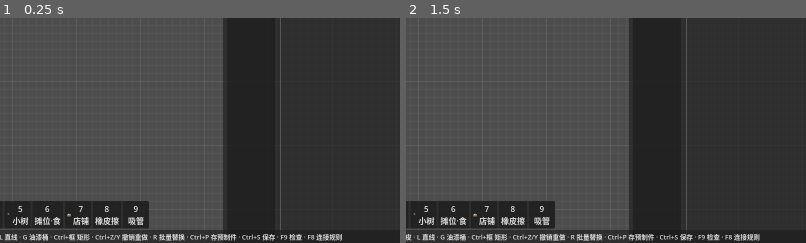
Above: before the commit, frames 1-2 (left to right).
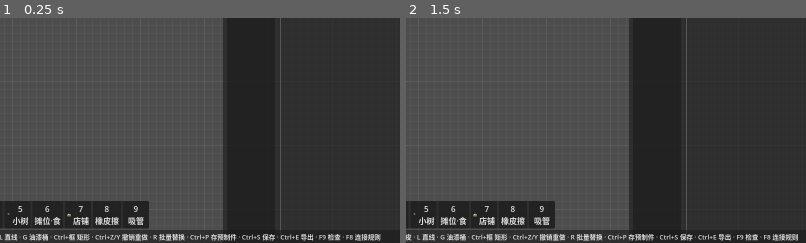
Above: after the commit, the same moments.

Repository: Xeehho/tilemason
Game: Godot game, scene res://scenes/main.tscn
The game is run twice, just before and just after one commit, with the same random seed, the same clock (stepped at 60 frames per second) and the same inputs.
Inputs (mouse positions are % of the whole screen's width and height, from its top left):
- Up to frame 1 (0.25 s): no input
- Up to frame 2 (1.5 s): click (92, 3) at 0.52 s; type "12" at 0.6 s; click "前景遮挡层" at 1.25 s
The pictures show only the part of the screen within x 48-98%, y 50-100%; the shares and areas given below are measured in that part.

The runs differ from the first frame. In frame 1, 0.5% of the frame differs, in the area x 70-96%, y 96-100%; in frame 2, 0.6%, in the area x 73-98%, y 96-100%.

Commit message:
feat: 场景导出——MapDocument 到形态A 运行时场景（P4 首里程碑）
- 新增 SceneExporter（src/export/scene_exporter.gd，design.md
  §10/§11 P4，形态A 配方 dev-pitfalls 22 直抄）：
  · SortRoot(y_sort) → GroundLayer（TileMapLayer·动态 atlas，跨
    tile 层合并、tile_size=grid_px）+ PropsLayer（TileMapLayer·
    scenes collection，y_sort）
  · 件子场景按底边中心配方生成（根=底边中心、Sprite offset=-h/2、
    StaticBody2D 底边脚印=宽×min(件高,格高)），先落盘 user://export/
    再 load 注册（pitfall 20 禁内嵌）；PackedScene.pack 前全子树
    owner=root（pitfall 19）
  · 素材缺失/纹理失败/场景保存失败逐项告警跳过；地面层本版为占位
    atlas（数据/坐标完整，纹理由运行时素材包对位——记入 warnings）
- main Ctrl+E：场景导出 + 同名 .export.json 结构化导出（§10 双形态）
- 新增 probes/scene_export_probe.gd 13 断言：导出成功/跨层合并
  计数/文件落盘/回载结构（根名、SortRoot y_sort、双 TileMapLayer）/
  4 格数据完整/空格不误填/TileSet 16px/物件层 y_sort/scene tile 注册
- 踩坑（Godot 4.6 API，三连修）：TileSetScenesCollectionSource 用
  create_scene_tile（无 add_scene_tile）；返回值即 tile id（
  get_scene_tile_id 收索引勿混用——pitfall 17 变体）；TileMapLayer
  .set_cell 第三参必须 Vector2i（scene tile id 编码进 x 位）
- 验证：check-only 全 0、导出探针 13/13、冒烟通过、窗口实测零
  脚本错误、截图像素 9/9；python 补丁 assert 拦截一次速记锚点
  未中（勘误后命中）

Co-authored-by: GLM <noreply@z.ai>

Diff:
--- /dev/null
+++ b/probes/scene_export_probe.gd
@@ -0,0 +1,115 @@
+extends SceneTree
+## [TileMason] 场景导出探针（P4）：形态A 结构、cell 数据完整性、回载校验
+## 运行：godot --headless --path . --script res://probes/scene_export_probe.gd
+## 退出码：0=全部通过，1=有失败
+
+var _pass := 0
+var _fail := 0
+
+const FIXTURE_ROOT := "user://se" # 目录名=包 id，素材 id 前缀须为 se/
+
+func _init() -> void:
+	print("[TileMason] 场景导出探针开始")
+	_setup_fixtures()
+	var lib := AssetLibrary.new()
+	lib.scan([FIXTURE_ROOT])
+	var doc := _build_doc()
+	var result: Dictionary = SceneExporter.export_scene(doc, lib, "probe_map")
+	_check(bool(result.get("ok", false)), "导出成功")
+	if not result.get("ok", false):
+		_finish()
+		return
+	_check(int(result.get("tiles", 0)) == 4, "地面格计数 4（跨两层）")
+	_check(int(result.get("props", 0)) == 1, "物件计数 1")
+	var path := str(result.get("path", ""))
+	_check(FileAccess.file_exists(path), "场景文件落盘：" + path)
+	# 回载校验：结构 + cell 数据（headless 直接查 TileMapLayer，不依赖实例化帧）
+	var packed: PackedScene = load(path)
+	_check(packed != null, "场景可回载")
+	if packed != null:
+		var inst := packed.instantiate()
+		_check(inst is Node2D and inst.name == "TileMasonMap", "根节点 TileMasonMap")
+		var sort := inst.get_node_or_null("SortRoot")
+		_check(sort != null and sort.y_sort_enabled, "SortRoot 且 y_sort 开启（形态A）")
+		var ground := sort.get_node_or_null("GroundLayer") as TileMapLayer
+		var props_layer := sort.get_node_or_null("PropsLayer") as TileMapLayer
+		_check(ground != null and props_layer != null, "地面/物件双 TileMapLayer")
+		if ground != null:
+			var present := 0
+			for c in [Vector2i(0, 0), Vector2i(1, 0), Vector2i(2, 0), Vector2i(0, 1)]:
+				if ground.get_cell_source_id(c) != -1:
+					present += 1
+			_check(present == 4, "回载后 4 个地面格数据完整（含跨层合并）")
+			_check(ground.get_cell_source_id(Vector2i(9, 9)) == -1, "空格不被误填")
+			_check(ground.tile_set != null and ground.tile_set.tile_size == Vector2i(16, 16), "TileSet 网格 16px")
+		if props_layer != null:
+			_check(props_layer.y_sort_enabled, "物件层 y_sort 开启")
+			_check(props_layer.get_cell_source_id(Vector2i(2, 5)) != -1, "物件格已注册 scene tile")
+		inst.free()
+	_finish()
+
+func _finish() -> void:
+	_cleanup()
+	print("[TileMason] 探针结束：通过 %d / 失败 %d" % [_pass, _fail])
+	quit(0 if _fail == 0 else 1)
+
+func _check(cond: bool, name: String) -> void:
+	if cond:
+		_pass += 1
+		print("[TileMason] PASS %s" % name)
+	else:
+		_fail += 1
+		print("[TileMason] FAIL %s" % name)
+
+func _build_doc() -> MapDocument:
+	var doc := MapDocument.new()
+	doc.set_tile("ground", Vector2i(0, 0), "se/tiles/road.png")
+	doc.set_tile("ground", Vector2i(1, 0), "se/tiles/road.png")
+	doc.set_tile("ground", Vector2i(2, 0), "se/tiles/road.png")
+	doc.set_tile("terrain", Vector2i(0, 1), "se/tiles/road.png") # 跨层合并进同一 GroundLayer
+	doc.add_object({"asset_id": "se/props/house.png", "layer": "building", "cell": Vector2i(2, 5)})
+	return doc
+
+func _setup_fixtures() -> void:
+	DirAccess.make_dir_recursive_absolute(ProjectSettings.globalize_path(FIXTURE_ROOT + "/tiles"))
+	DirAccess.make_dir_recursive_absolute(ProjectSettings.globalize_path(FIXTURE_ROOT + "/props"))
+	var road := Image.create(16, 16, false, Image.FORMAT_RGBA8)
+	road.fill(Color(0.35, 0.35, 0.4))
+	road.save_png(FIXTURE_ROOT + "/tiles/road.png")
+	var house := Image.create(48, 48, false, Image.FORMAT_RGBA8)
+	house.fill(Color(0.8, 0.6, 0.3))
+	house.save_png(FIXTURE_ROOT + "/props/house.png")
+	var f := FileAccess.open(FIXTURE_ROOT + "/pack.json", FileAccess.WRITE)
+	f.store_string(JSON.stringify({
+		"name": "导出探针夹具",
+		"assets": [
+			{"file": "tiles/road.png", "name": "路", "category": "road"},
+			{"file": "props/house.png", "name": "屋", "category": "building"},
+		],
+	}, "\t"))
+	f = null
+
+func _cleanup() -> void:
+	_remove_dir_recursive(FIXTURE_ROOT)
+	_remove_dir_recursive(SceneExporter.EXPORT_DIR)
+
+func _remove_dir_recursive(path: String) -> void:
+	var dir := DirAccess.open(path)
+	if dir == null:
+		return
+	dir.list_dir_begin()
+	var names: Array = []
+	var entry := dir.get_next()
+	while not entry.is_empty():
+		if str(entry) != "." and str(entry) != "..":
+			names.append(str(entry))
+		entry = dir.get_next()
+	dir.list_dir_end()
+	for n in names:
+		if dir.dir_exists(n):
+			_remove_dir_recursive(path.path_join(n))
+		else:
+			dir.remove(n)
+	var parent := DirAccess.open(path.get_base_dir())
+	if parent != null:
+		parent.remove(path.get_file())
--- /dev/null
+++ b/src/export/scene_exporter.gd
@@ -0,0 +1,151 @@
+class_name SceneExporter
+extends RefCounted
+## 场景导出（design.md §10/§11 P4）：MapDocument → 形态A 运行时场景
+## SortRoot(y_sort) → GroundLayer(TileMapLayer·atlas) + PropsLayer(TileMapLayer·scenes collection)
+## 配方来源 dev-pitfalls 22（探针全过直接抄）：件根=底边中心、Sprite offset=-h/2、
+## 碰撞=底边脚印；TileSet 注册的 PackedScene 先落盘再 load（pitfall 20，禁内嵌）
+
+const EXPORT_DIR := "user://export"
+
+static var _scene_tile_cache := {} # asset_id -> scene tile id（单次导出内有效）
+
+## 导出主入口：返回 {ok, path, tiles, props, warnings}
+static func export_scene(doc: MapDocument, lib: AssetLibrary, file_name := "map") -> Dictionary:
+	var warnings: Array = []
+	_scene_tile_cache = {}
+	DirAccess.make_dir_recursive_absolute(ProjectSettings.globalize_path(EXPORT_DIR))
+	var root := Node2D.new()
+	root.name = "TileMasonMap"
+	var sort_root := Node2D.new()
+	sort_root.name = "SortRoot"
+	sort_root.y_sort_enabled = true
+	root.add_child(sort_root)
+
+	# ---- 地面层：单 TileSet 动态 atlas（tile_size=grid_px 全局唯一）----
+	var tile_set := TileSet.new()
+	tile_set.tile_size = Vector2i(doc.grid_px, doc.grid_px)
+	var atlas := TileSetAtlasSource.new()
+	atlas.texture = _placeholder_atlas_texture()
+	tile_set.add_source(atlas, 0)
+	var ground := TileMapLayer.new()
+	ground.name = "GroundLayer"
+	ground.tile_set = tile_set
+	sort_root.add_child(ground)
+	var atlas_cursor := Vector2i.ZERO
+	var asset_to_atlas := {} # asset_id -> atlas 坐标
+	var tile_count := 0
+	for layer in doc.get_layers():
+		var layer_id := str((layer as Dictionary)["id"])
+		if str((layer as Dictionary)["type"]) != "tile":
+			continue
+		for coords in doc.get_tile_coords(layer_id):
+			var entry := doc.get_tile(layer_id, coords as Vector2i)
+			var asset_id := str(entry.get("asset_id", ""))
+			if not asset_to_atlas.has(asset_id):
+				atlas.create_tile(atlas_cursor)
+				asset_to_atlas[asset_id] = atlas_cursor
+				atlas_cursor += Vector2i(1, 0)
+				if atlas_cursor.x >= 64: # atlas 宽度上限，换行
+					atlas_cursor = Vector2i(0, atlas_cursor.y + 1)
+			ground.set_cell(coords as Vector2i, 0, asset_to_atlas[asset_id])
+			tile_count += 1
+	warnings.append("地面层为占位 atlas（数据/坐标完整，纹理由运行时素材包对位）")
+
+	# ---- 物件层：scenes collection（每素材一个子场景文件，先落盘再注册）----
+	var props := TileMapLayer.new()
+	props.name = "PropsLayer"
+	props.y_sort_enabled = true
+	props.tile_set = _props_tile_set(doc, lib, warnings)
+	sort_root.add_child(props)
+	var prop_count := 0
+	for obj in doc.get_objects():
+		var o := obj as Dictionary
+		var asset_id := str(o["asset_id"])
+		if not _scene_tile_cache.has(asset_id):
+			continue
+		props.set_cell(o["cell"] as Vector2i, 0, Vector2i(int(_scene_tile_cache[asset_id]), 0)) # scene tile id 编码进 atlas 坐标位
+		prop_count += 1
+
+	# ---- 打包（pitfall 19：pack 前全子树 owner=root）----
+	sort_root.owner = root
+	ground.owner = root
+	props.owner = root
+	var packed := PackedScene.new()
+	if packed.pack(root) != OK:
+		root.free()
+		return {"ok": false, "path": "", "tiles": 0, "props": 0, "warnings": ["pack 失败"]}
+	var path := EXPORT_DIR + "/" + file_name + ".tscn"
+	if ResourceSaver.save(packed, path) != OK:
+		root.free()
+		return {"ok": false, "path": "", "tiles": 0, "props": 0, "warnings": ["保存失败"]}
+	root.queue_free()
+	return {"ok": true, "path": path, "tiles": tile_count, "props": prop_count, "warnings": warnings}
+
+## 物件 TileSet：scenes collection；每素材生成子场景文件（底边中心配方）落盘后注册
+static func _props_tile_set(doc: MapDocument, lib: AssetLibrary, warnings: Array) -> TileSet:
+	var ts := TileSet.new()
+	ts.tile_size = Vector2i(doc.grid_px, doc.grid_px)
+	var scenes := TileSetScenesCollectionSource.new()
+	ts.add_source(scenes, 0)
+	for obj in doc.get_objects():
+		var o := obj as Dictionary
+		var asset_id := str(o["asset_id"])
+		if _scene_tile_cache.has(asset_id):
+			continue
+		var asset := lib.get_asset(asset_id)
+		if asset.is_empty():
+			warnings.append("物件素材缺失，跳过：" + asset_id)
+			continue
+		var tex := lib.load_texture(asset_id)
+		if tex == null:
+			warnings.append("物件纹理加载失败，跳过：" + asset_id)
+			continue
+		var scene_path := _save_prop_scene(tex, asset_id)
+		if scene_path.is_empty():
+			warnings.append("件场景保存失败：" + asset_id)
+			continue
+		var loaded: PackedScene = load(scene_path)
+		if loaded == null:
+			warnings.append("件场景回载失败：" + asset_id)
+			continue
+		var tile_id: int = scenes.create_scene_tile(loaded) # 4.6 API：create 返回 tile id（get_scene_tile_id 收的是索引，勿混用）
+		_scene_tile_cache[asset_id] = tile_id
+	return ts
+
+## 件子场景：根=底边中心锚、Sprite offset=-h/2、StaticBody2D 底边脚印（形态A 配方）
+static func _save_prop_scene(tex: Texture2D, asset_id: String) -> String:
+	var root := Node2D.new()
+	root.name = "Prop"
+	var sprite := Sprite2D.new()
+	sprite.texture = tex
+	sprite.offset = Vector2(0, -tex.get_height() / 2.0) # 根在底边中心
+	root.add_child(sprite)
+	var body := StaticBody2D.new()
+	var shape := CollisionShape2D.new()
+	var rect := RectangleShape2D.new()
+	rect.size = Vector2(tex.get_width(), mini(tex.get_height(), 16.0)) # 底边脚印：宽×min(件高,格高)
+	shape.shape = rect
+	shape.position = Vector2(0, -rect.size.y / 2.0) # 脚印贴根
+	body.add_child(shape)
+	root.add_child(body)
+	sprite.owner = root
+	body.owner = root
+	shape.owner = root
+	var packed := PackedScene.new()
+	if packed.pack(root) != OK:
+		root.free()
+		return ""
+	DirAccess.make_dir_recursive_absolute(ProjectSettings.globalize_path(EXPORT_DIR)) # 防御：单独调用时目录可能未建
+	var safe := asset_id.replace("/", "_").replace(".", "_")
+	var path := EXPORT_DIR + "/prop_" + safe + ".tscn"
+	if ResourceSaver.save(packed, path) != OK:
+		root.free()
+		return ""
+	root.free()
+	return path
+
+## 占位 atlas 纹理（导出以数据正确性为先；真实素材纹理由运行时素材包对位）
+static func _placeholder_atlas_texture() -> Texture2D:
+	var img := Image.create(1024, 1024, false, Image.FORMAT_RGBA8)
+	img.fill(Color(0.5, 0.5, 0.55, 0.6))
+	return ImageTexture.create_from_image(img)
--- a/src/main.gd
+++ b/src/main.gd
@@ -267,6 +267,8 @@
 			_paste_clipboard()
 		elif key.ctrl_pressed and key.keycode == KEY_P:
 			_save_prefab_from_selection()
+		elif key.ctrl_pressed and key.keycode == KEY_E:
+			_export_map()
 		elif key.keycode == KEY_P and not key.ctrl_pressed:
 			_place_current_prefab()
 		elif key.ctrl_pressed and key.keycode == KEY_A:
@@ -812,6 +814,22 @@
 				cells[layer_id] = coords
 	_apply_selection(ids, cells)
 
+## 导出地图（design.md §10/P4）：Ctrl+E 场景导出（形态A）+ JSON 导出
+func _export_map() -> void:
+	var result: Dictionary = SceneExporter.export_scene(_document, _library)
+	for w in result.get("warnings", []):
+		print("[TileMason] [导出] %s" % str(w))
+	if not result.get("ok", false):
+		print("[TileMason] 场景导出失败：%s" % str(result.get("warnings", "")))
+		return
+	var json_path := _current_map_path.get_basename() + ".export.json"
+	var jf := FileAccess.open(json_path, FileAccess.WRITE)
+	if jf != null:
+		jf.store_string(JSON.stringify(_document.to_dict(), "	"))
+		jf = null
+	print("[TileMason] 导出完成：场景 %s（%d 方块 %d 物件）｜ JSON %s" % [
+		ProjectSettings.globalize_path(str(result["path"])), int(result["tiles"]), int(result["props"]), json_path])
+
 ## 选中内容存为预制件（design.md §7）：相对化快照落盘并设为当前
 func _save_prefab_from_selection() -> void:
 	if _selection.is_empty():
@@ -1374,7 +1392,7 @@
 			asset_text = "%s → 落在「%s」%s" % [asset["name"], layer_name, lock_hint]
 	var file_name := _current_map_path.get_file()
 	var pos_text := "(%d,%d)" % [mouse_cell().x, mouse_cell().y]
-	_status.set_line("坐标：%s ｜ 工具：%s ｜ 素材：%s ｜ 文件：%s ｜ S 选择 · E 橡皮 · L 直线 · G 油漆桶 · Ctrl+框 矩形 · Ctrl+Z/Y 撤销重做 · R 批量替换 · Ctrl+P 存预制件 · Ctrl+S 保存 · F9 检查 · F8 连接规则" % [pos_text, tool, asset_text, file_name])
+	_status.set_line("坐标：%s ｜ 工具：%s ｜ 素材：%s ｜ 文件：%s ｜ S 选择 · E 橡皮 · L 直线 · G 油漆桶 · Ctrl+框 矩形 · Ctrl+Z/Y 撤销重做 · R 批量替换 · Ctrl+P 存预制件 · Ctrl+S 保存 · Ctrl+E 导出 · F9 检查 · F8 连接规则" % [pos_text, tool, asset_text, file_name])
 
 ## 图层属性变化影响素材落层提示（锁定警示），载入新文档后重连
 func _connect_status_signals() -> void:
Not shown, added: probes/scene_export_probe.gd.uid
Not shown, added: src/export/scene_exporter.gd.uid
